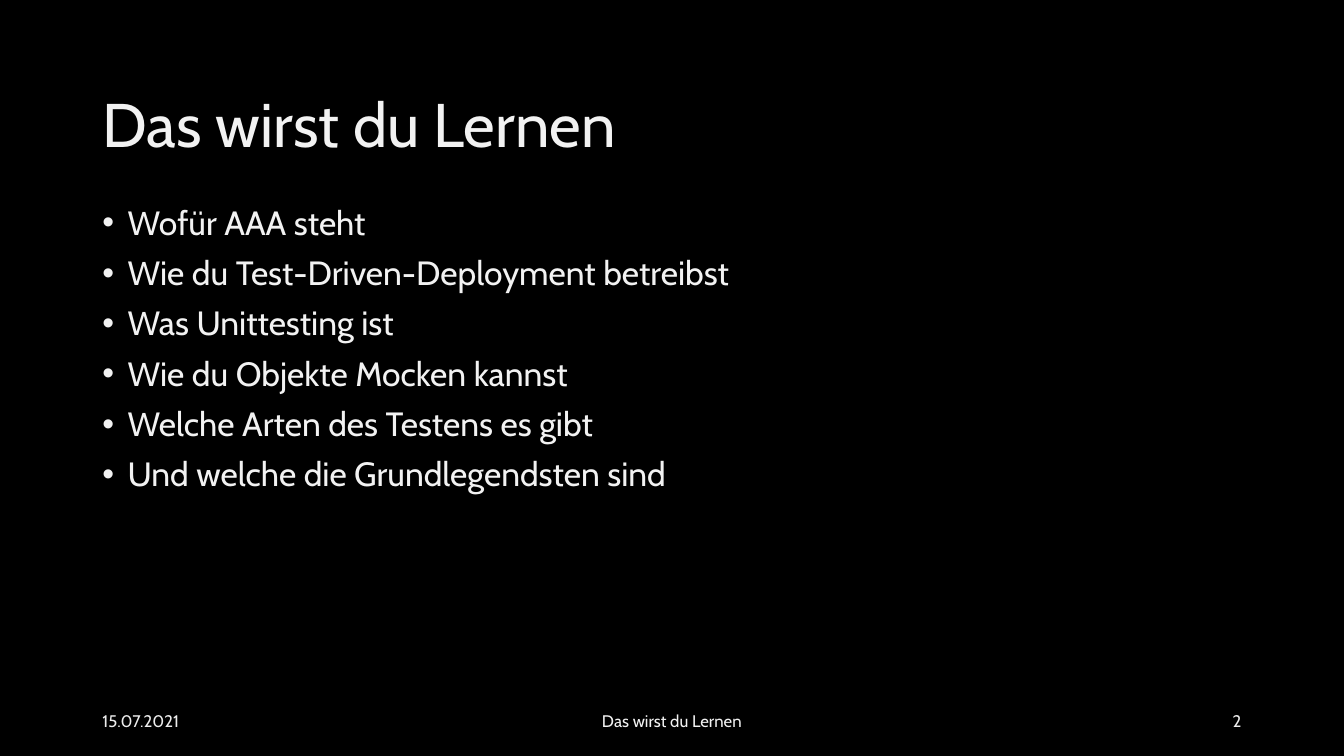
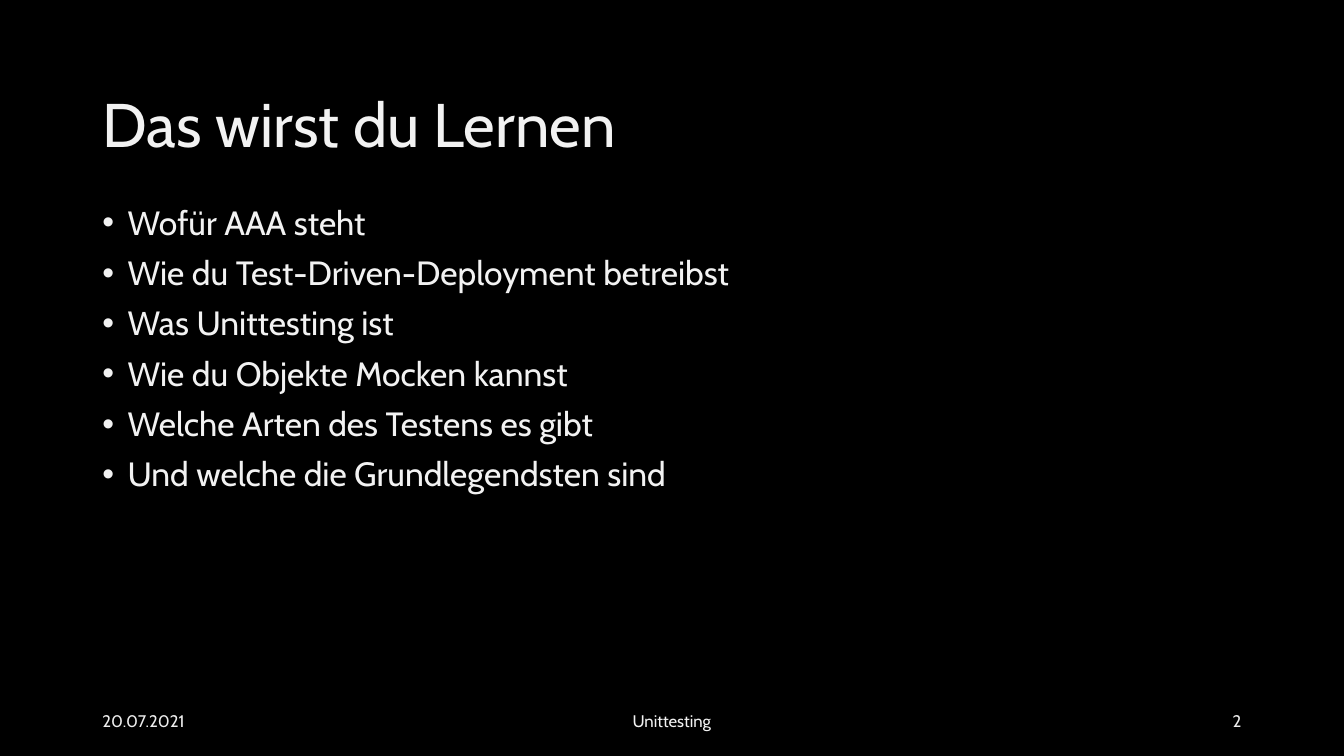
Before and after one commit to EsstBananeImEi/python_kurs, a slide deck: slide 2 of Materialien/Powerpoint/Einführung in Unittesting.pptx. Drawn at 1344x756 pixels with LibreOffice and Linux fonts; fonts in the diff are those of the drawing; background and template pictures are left out. Boxes give left, top, right and bottom in pixels: in the first picture for what was removed or moved away, otherwise in the second. Text is boxed around its words. In the diff, an @@ line names an element or a change of style, - is before the commit and + after.

```diff
--- a/Materialien/Powerpoint/Einführung in Unittesting.pptx
+++ b/Materialien/Powerpoint/Einführung in Unittesting.pptx
@@ text at <box>102,715,184,728</box>: text changed @@
-15.07.2021
+20.07.2021
@@ text at <box>633,715,711,731</box>: text changed @@
-Das wirst du Lernen
+Unittesting
```
Also in this commit, not shown: 7 other slides changed, 3 other files.
